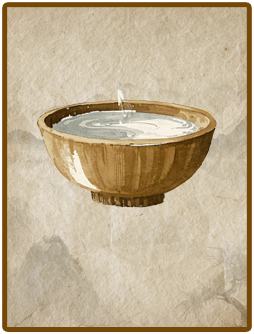
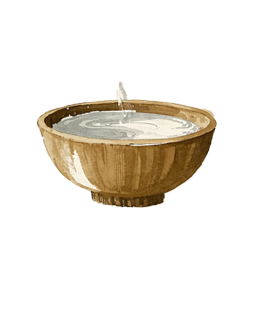
Revision of a layered 254×334 image; what changed, layer by layer:
hid "图层 2" over [left=7, top=7, right=247, bottom=327]
